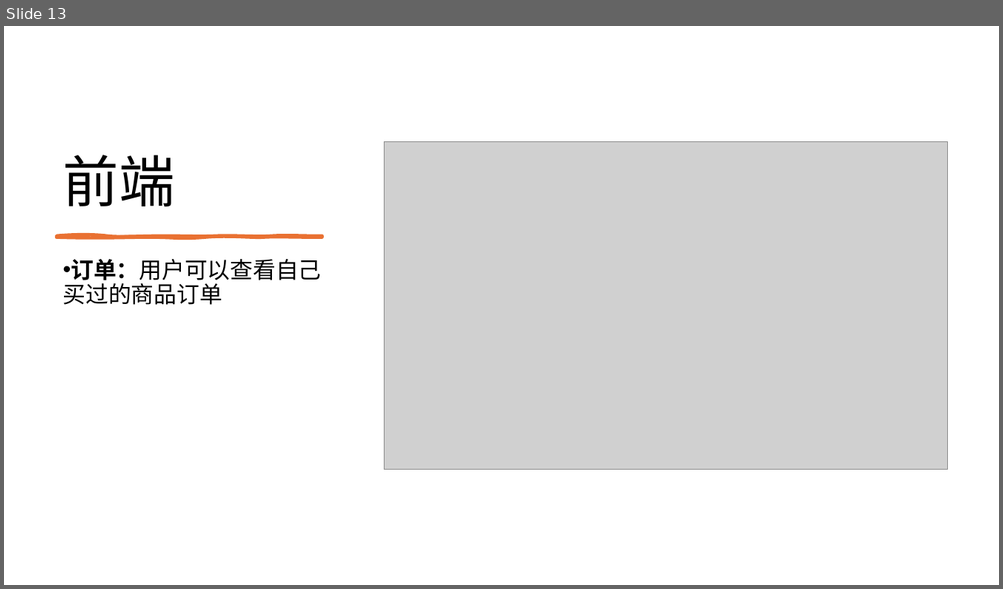
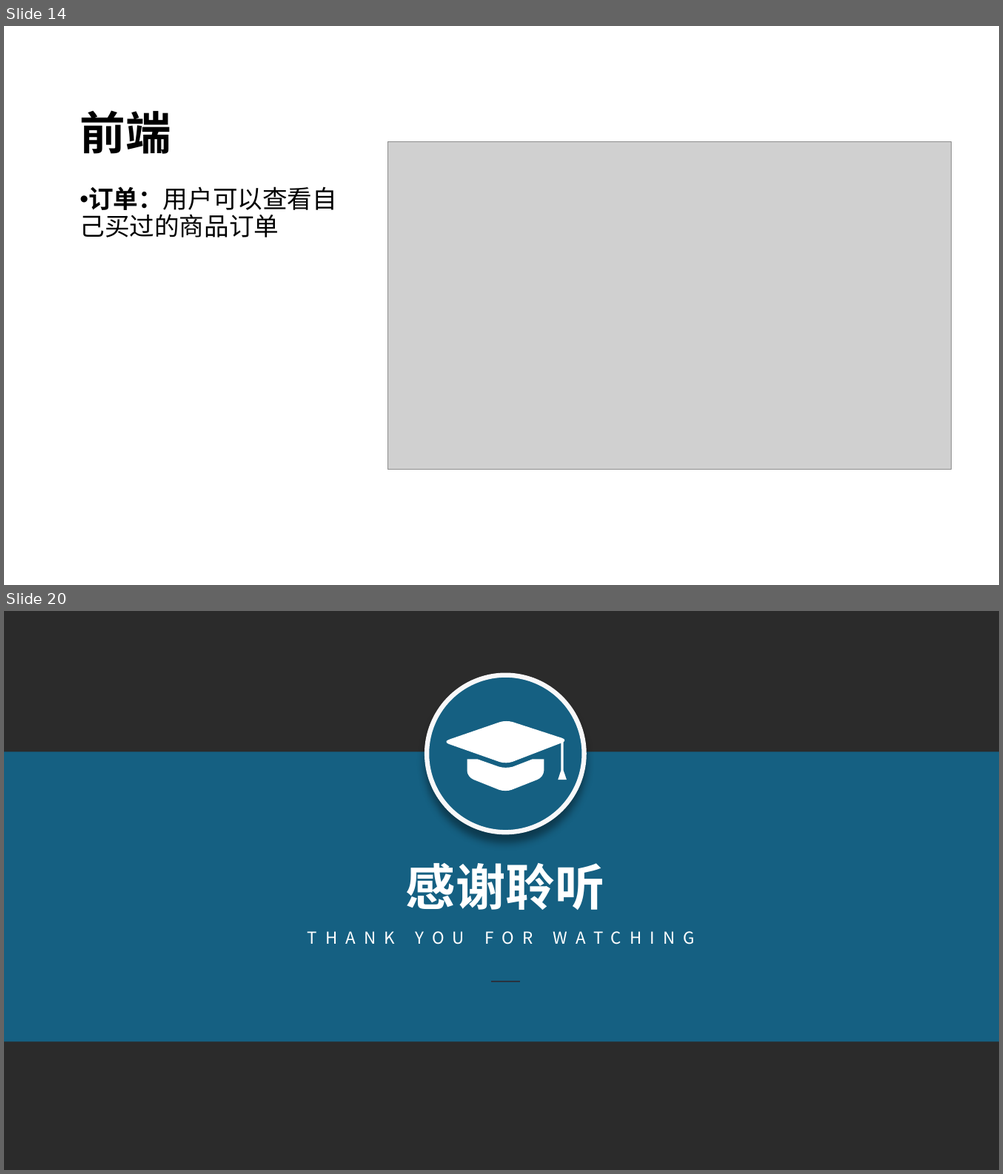
Before and after one commit to XiaCang/BuaaDB, a slide deck: doc/答辩.pptx. Shown one above the other, each under a label of ours: slide 13 before the commit, slides 14 and 20 after it; the slides between them are not shown. The pictures are 1003x589 and 1003x1174 pixels, drawn with LibreOffice and Linux fonts; fonts in the diff are those of the drawing; grey boxes stand for pictures; background and template pictures are left out; a plain dark background stands for a picture behind light text. Boxes give left, top, right and bottom in pixels: in the first picture for what was removed or moved away, otherwise in the second. Text is boxed around its words. In the diff, an @@ line names an element or a change of style, - is before the commit and + after.

```diff
--- a/doc/答辩.pptx
+++ b/doc/答辩.pptx
@@ slide 20 added at [4, 611, 999, 1170], background picture (left out) @@
@@ ellipse added at [427, 675, 584, 832], fill #156082, outline #F8F8F9 4.5 pt @@
@@ freeform shape added at [447, 721, 566, 791], fill #FFFFFF @@
@@ rectangle added at [4, 752, 999, 1042], fill #156082 @@
@@ text added at [406, 863, 605, 910], 48 pt, text #FFFFFF, bold @@
+感谢聆听
@@ text added at [250, 924, 754, 952], 16 pt, text #FFFFFF @@
+THANK YOU FOR WATCHING
@@ line added from (491, 982) to (520, 982), #29323F 1.5 pt @@
@@ what was slide 13 is now slide 14 @@
@@ slide 14 changed as well @@
@@ title "前端": place and size @@
-title "前端" at [63, 155, 175, 207]
+title "前端" at [79, 110, 170, 154]
@@ title "前端" at [79, 110, 170, 154]: size 54 to 44 pt, bold on @@
@@ picture: place and size @@
-picture at [384, 141, 947, 470]
+picture at [387, 141, 950, 470]
@@ text "订单：用户可以查看自己买过的商品订单": place and size @@
-text "订单：用户可以查看自己买过的商品订单" at [63, 259, 321, 305]
+text "订单：用户可以查看自己买过的商品订单" at [79, 187, 337, 238]
@@ text "订单：用户可以查看自己买过的商品订单" at [79, 187, 337, 238]: size 22 to 24 pt @@
@@ freeform shape removed at [57, 235, 322, 237] @@
```
Also in this commit, not shown: 12 other slides changed, 6 other slides added, 2 slides removed.
